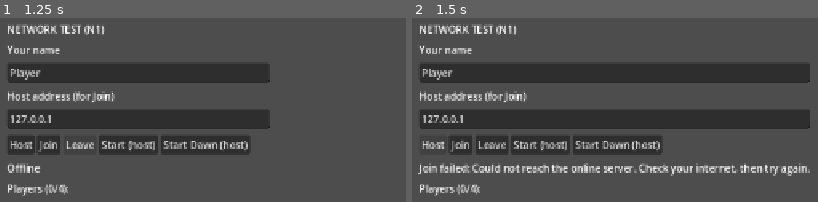
Above: before the commit, frames 1-2 (left to right).
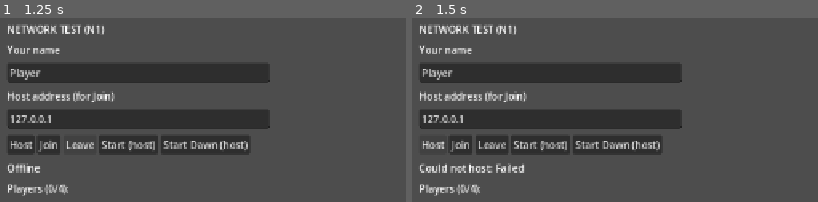
Above: after the commit, the same moments.

Repository: wamos0922/ProjectDawn
Game: Godot game, scene res://game/net/test_network.tscn
The game is run twice, just before and just after one commit, with the same random seed, the same clock (stepped at 60 frames per second) and the same inputs. This scene is started directly instead of the project's main scene.
Inputs:
- Up to frame 1 (1.25 s): click "Leave" at 0.5 s
- Up to frame 2 (1.5 s): click "Host" at 1.25 s

Frame 1 is identical in both runs. In frame 2, 9.3% of the frame differs, in the area x 1-99%, y 25-86%.

Commit message:
N1: Newton's cannon

Diff:
--- /dev/null
+++ b/game/dawn/minigames/n1_cannon.gd
@@ -0,0 +1,112 @@
+extends "res://game/dawn/minigames/mini_game.gd"
+## ACT 1 · NAVIGATOR · Newton's cannon. Set the sideways speed and FIRE: too slow falls back,
+## just right circles the Earth, too fast escapes. Earth Navigation, Moon trip prep.
+## Data: Earth radius 6,371 km, GM = 398,600 km³/s² (NASA Earth Fact Sheet). Start height 400 km.
+
+const GM := 398600.4
+const RE := 6371.0
+const ALT := 400.0
+
+var v := 6.0
+var st := {}
+var tries := 0
+
+
+func _init() -> void:
+	lo = true
+	title = "NEWTON'S CANNON"
+	goal = "Before the shuttle can head to the Moon it must reach orbit. Set the sideways speed and FIRE. Too slow falls back like the sounding rocket. Just right circles the Earth. Very fast shots escape."
+
+
+func setup() -> void:
+	v = 6.0
+	st = {}
+	tries = 0
+	add_slider("SPEED", 1.0, 11.5, 0.1, v, func(x): v = x)
+	add_button("FIRE", func(_b): fire())
+	say("Pick a speed and fire.")
+
+
+func key(kc: int, down: bool) -> bool:
+	if kc == KEY_SPACE:
+		if down:
+			fire()
+		return true
+	return false
+
+
+func fire() -> void:
+	if not st.is_empty() and st["run"]:
+		return
+	tries += 1
+	var r0 := RE + ALT
+	var eps := v * v / 2.0 - GM / r0
+	var kk := 40
+	if eps >= 0:
+		kk = 320
+	else:
+		var a := -GM / (2.0 * eps)
+		var tp := TAU * sqrt(a * a * a / GM)
+		kk = clampi(ceili(tp / (1.5 * 6 * 60)), 40, 320)
+	st = {"x": 0.0, "y": r0, "vx": v, "vy": 0.0, "sw": 0.0, "pa": PI / 2, "run": true, "trail": [], "k": kk, "n": 0}
+
+
+func tick(_dt: float) -> void:
+	if st.is_empty() or not st["run"]:
+		return
+	for j in st["k"]:
+		var h := 1.5
+		var r := Vector2(st["x"], st["y"]).length()
+		var a := -GM / (r * r * r)
+		st["vx"] += a * st["x"] * h
+		st["vy"] += a * st["y"] * h
+		st["x"] += st["vx"] * h
+		st["y"] += st["vy"] * h
+		st["n"] += 1
+		var r2 := Vector2(st["x"], st["y"]).length()
+		var an := atan2(st["y"], st["x"])
+		var d: float = wrapf(an - st["pa"], -PI, PI)
+		st["sw"] += d
+		st["pa"] = an
+		if st["n"] % maxi(4, roundi(st["k"] / 10.0)) == 0:
+			st["trail"].append([st["x"], st["y"]])
+		if r2 < RE + 100:
+			st["run"] = false
+			say("Fell back after %d° around. That's a suborbital hop, like the sounding rocket. Go faster sideways." % roundi(absf(rad_to_deg(st["sw"]))), "bad")
+			return
+		var sp2: float = st["vx"] * st["vx"] + st["vy"] * st["vy"]
+		if r2 > 80000 and sp2 > 2 * GM / r2:
+			st["run"] = false
+			say("Escaped Earth completely! Way too fast for the first step: we need orbit before the Moon. Lower the speed and fire again.", "bad")
+			return
+		if absf(st["sw"]) >= TAU:
+			st["run"] = false
+			var vc := sqrt(GM / (RE + ALT))
+			var e := absf(v - vc)
+			finish(3 if e < 0.15 else (2 if e < 0.6 else 1),
+				"You orbited at %.1f km/s. At 400 km the speed for a circle is about %.1f km/s. Orbit means falling around the Earth: you move sideways so fast that the ground curves away below you." % [v, vc],
+				"Newton imagined this cannon in 1687. The ISS travels about 7.7 km/s at ~400 km.")
+			return
+
+
+func paint() -> void:
+	sky()
+	var cx := 160.0
+	var cy := 92.0
+	var sc := 34.0 / RE
+	earth(cx, cy, 34, 0)
+	R(cx - 1.5, cy - 39, 3, 5, P["br"])
+	R(cx - 4, cy - 39, 8, 2.5, P["lg"])
+	ring(cx, cy, (RE + 100) * sc, Color("#4b6cb7"), -1, 0.6, true)
+	T("AIR 100 km", cx + 39, cy - 5, Color("#4b6cb7"), 0, 5)
+	if not st.is_empty():
+		var pts := []
+		for q in st["trail"]:
+			pts.append([cx + q[0] * sc, cy - q[1] * sc])
+		pts.append([cx + st["x"] * sc, cy - st["y"] * sc])
+		poly(pts, P["o"], 1.1)
+		disc(cx + st["x"] * sc, cy - st["y"] * sc, 2, P["w"])
+	T("v = %.1f km/s   tries %d" % [v, tries], 6, 6, P["y"])
+	if not st.is_empty() and st["run"] and st["k"] > 40:
+		T("FAST-FORWARD ×%d" % roundi(st["k"] / 40.0), 314, 6, P["r"], 2)
+	T("NOT TO SCALE: trail shrinks far out", 6, 170, P["gy"], 0, 5.5)
--- a/game/dawn/story.gd
+++ b/game/dawn/story.gd
@@ -407,7 +407,7 @@
 					_send("tune"), "NASA's Deep Space Network talks to spacecraft on radio bands like this one.")}
 		if st == 5:
 			if k == "nav" and not task_done("perigee"):
-				return {"label": "PLAN THE MOON TRIP", "role": "nav", "fn": func(): mg.orbit("nav", "LAUNCH AT PERIGEE", "The Moon's orbit is an ellipse. Launch when it swings closest to Earth (perigee) for the shortest trip.", _send("perigee"), "The Moon's distance swings between about 363,000 and 405,000 km.")}
+				return {"label": "REACH ORBIT", "role": "nav", "fn": func(): mg.play("N1", "nav", _send("perigee"))}
 			if k == "power" and not task_done("cargo"):
 				return {"label": "PACK THE CARGO", "role": "qm", "fn": func(): mg.pack("qm", "PACK THE SHUTTLE", "The shuttle can carry 115 kg. Take everything we need on the Moon, and nothing that breaks the limit.",
 					[{"n": "Water", "kg": 30, "req": true}, {"n": "Food", "kg": 25, "req": true}, {"n": "Oxygen tanks", "kg": 30, "req": true}, {"n": "Ice drill", "kg": 20, "req": true}, {"n": "Spare radio", "kg": 10}, {"n": "Tool chest", "kg": 25}, {"n": "Books", "kg": 12}],
Not shown, added: game/dawn/minigames/n1_cannon.gd.uid
